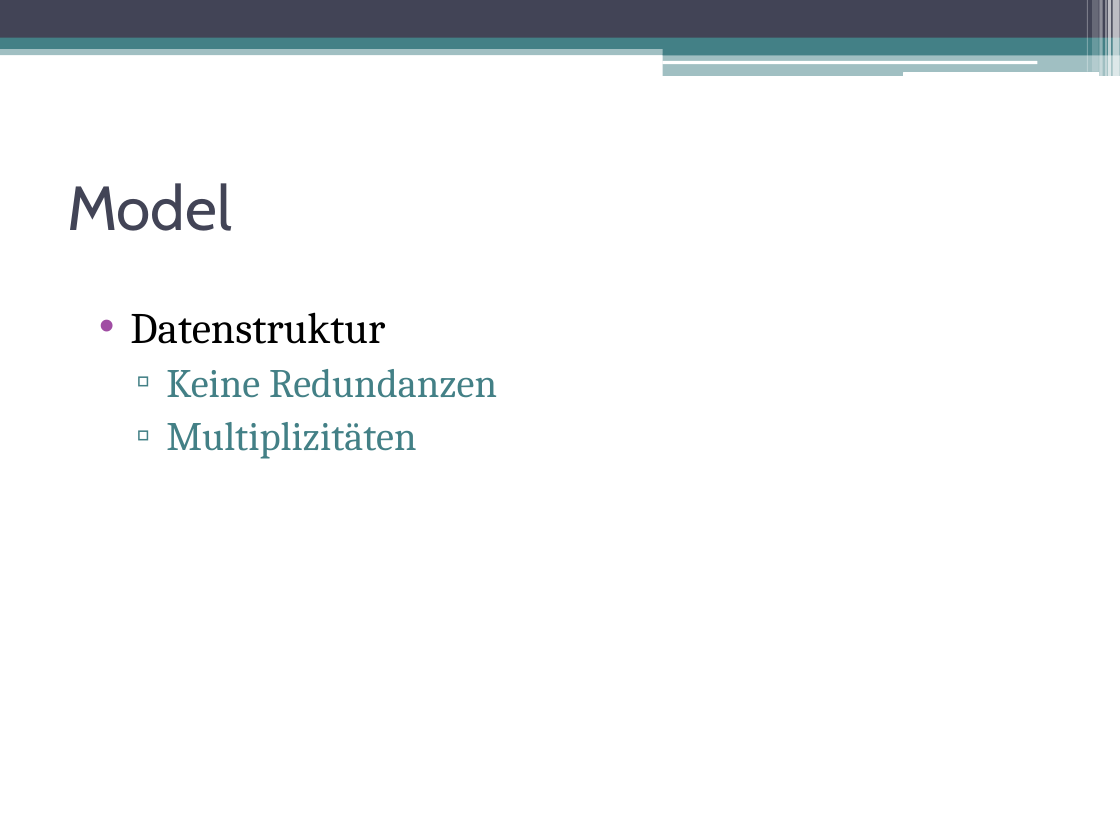
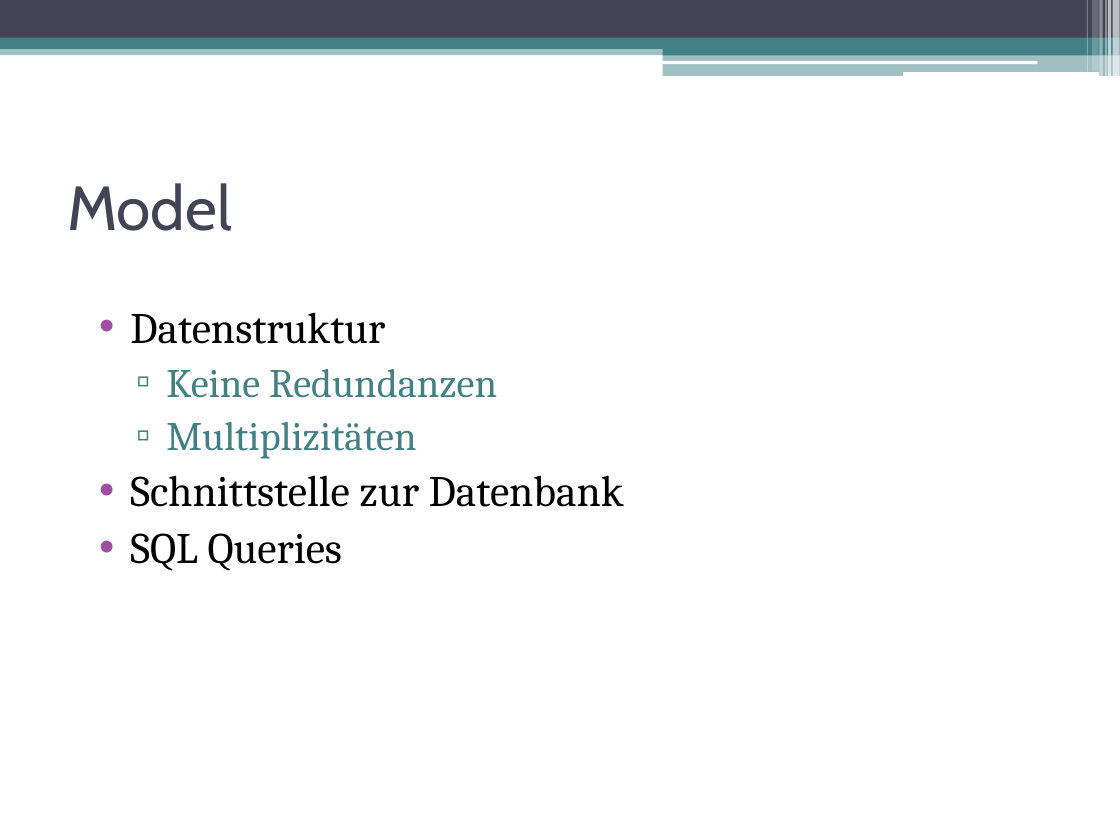
Before and after one commit to DanJoeHa/Fallstudie, a slide deck: slide 11 of Projektmanagement/Abschlusspräsentation.pptx. Drawn at 1120x840 pixels with LibreOffice and Linux fonts; fonts in the diff are those of the drawing. Boxes give left, top, right and bottom in pixels: in the first picture for what was removed or moved away, otherwise in the second. Text is boxed around its words. In the diff, an @@ line names an element or a change of style, - is before the commit and + after.

```diff
--- a/Projektmanagement/Abschlusspräsentation.pptx
+++ b/Projektmanagement/Abschlusspräsentation.pptx
@@ text at box(130, 475, 624, 571): paragraphs added @@
+• Schnittstelle zur Datenbank
+• SQL Queries
```
Also in this commit, not shown: 7 other slides changed, 4 slides added, 1 slide removed, 1 other file.
